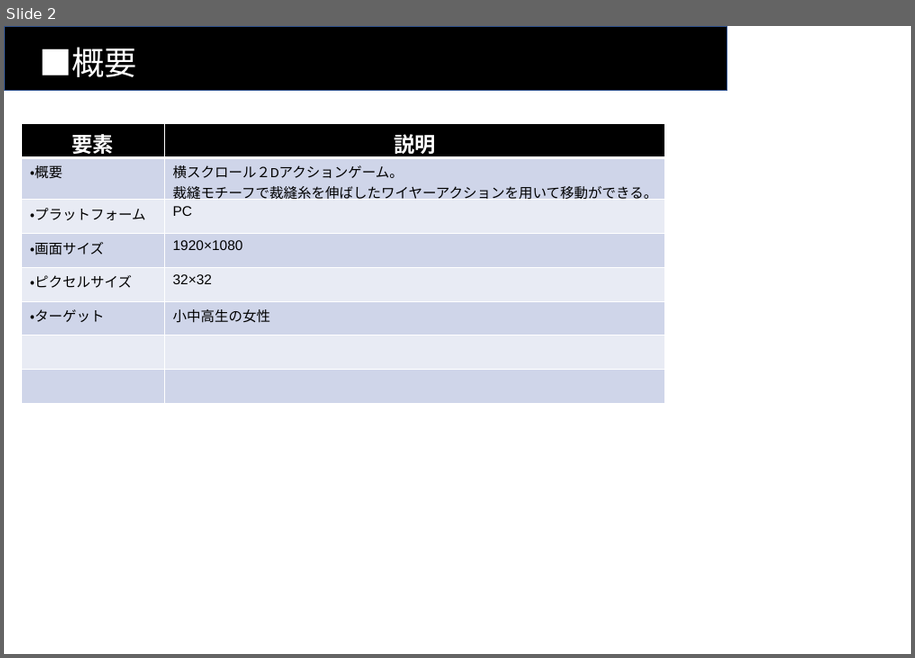
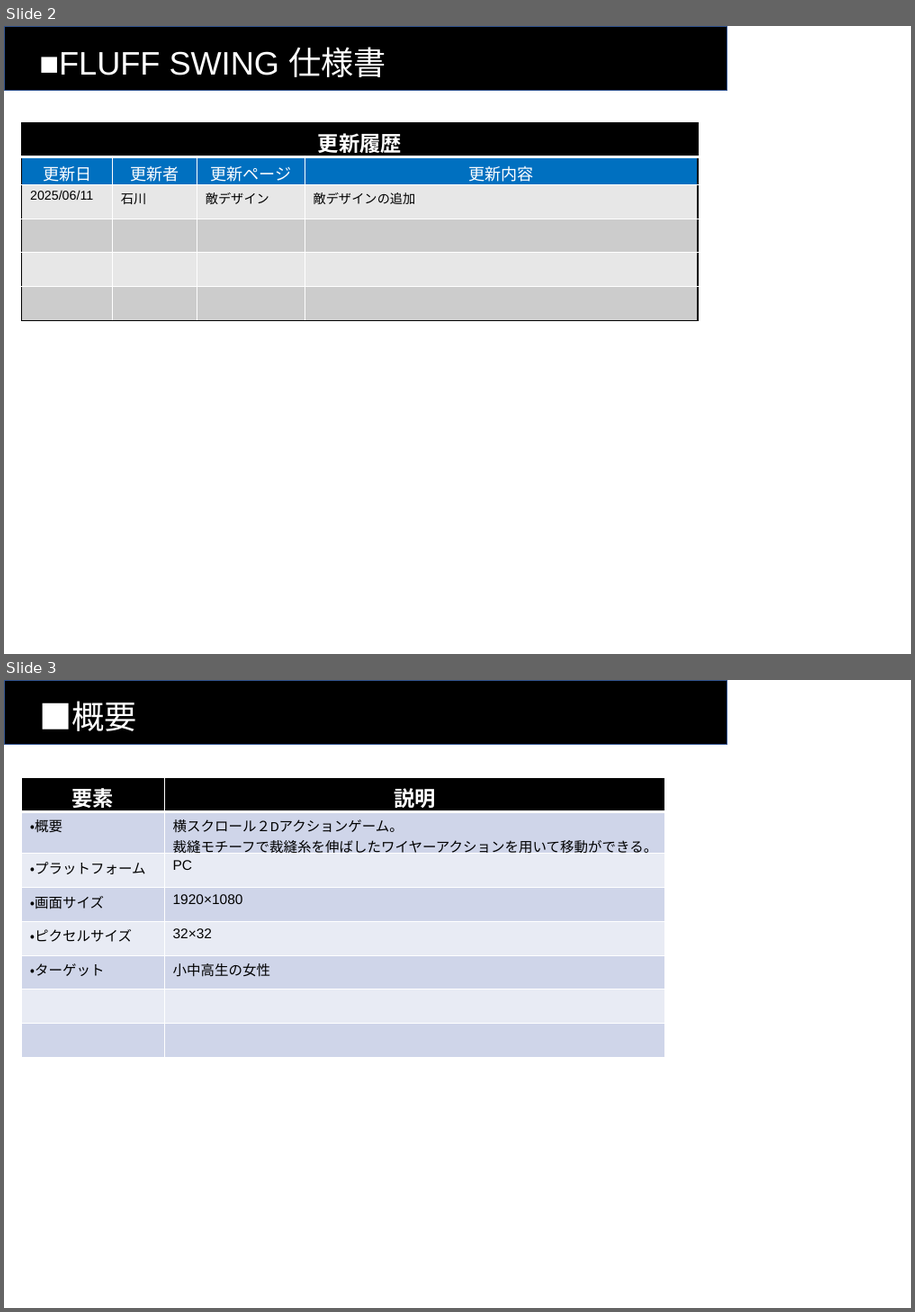
Before and after one commit to Koha58/FLUFF_SWING, a slide deck: Assets/Specs/仕様書.pptx. Shown one above the other, each under a label of ours: slide 2 before the commit, slides 2 and 3 after it. The pictures are 915x658 and 915x1312 pixels, drawn with LibreOffice and Linux fonts; fonts in the diff are those of the drawing. Boxes give left, top, right and bottom in pixels: in the first picture for what was removed or moved away, otherwise in the second. Text is boxed around its words. In the diff, an @@ line names an element or a change of style, - is before the commit and + after.

```diff
--- a/Assets/Specs/仕様書.pptx
+++ b/Assets/Specs/仕様書.pptx
@@ slide 2 added at <box>4,26,911,654</box>, background #FFFFFF @@
@@ rectangle added at <box>4,26,728,91</box>, fill #000000, outline #325491 1 pt @@
@@ text added at <box>39,47,386,77</box>, 28 pt, text #FFFFFF @@
+■FLUFF SWING 仕様書
@@ table added at <box>22,123,698,321</box>, 6 rows, 4 columns @@
+更新履歴 |  |  | 
+更新日 | 更新者 | 更新ページ | 更新内容
+2025/06/11 | 石川 | 敵デザイン | 敵デザインの追加
+ |  |  | 
+ |  |  | 
+ |  |  | 
@@ what was slide 2 is now slide 3 @@
```
Also in this commit, not shown: 2 slides changed, 3 other files.
